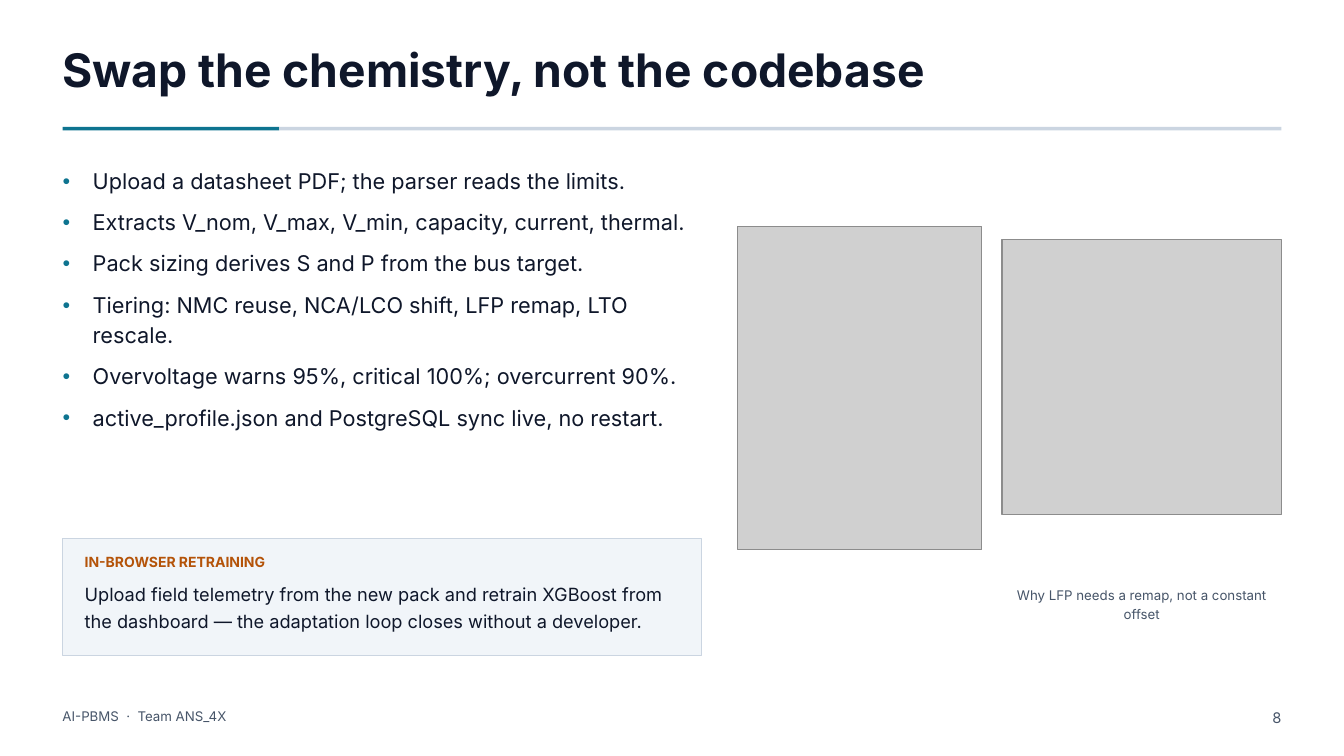
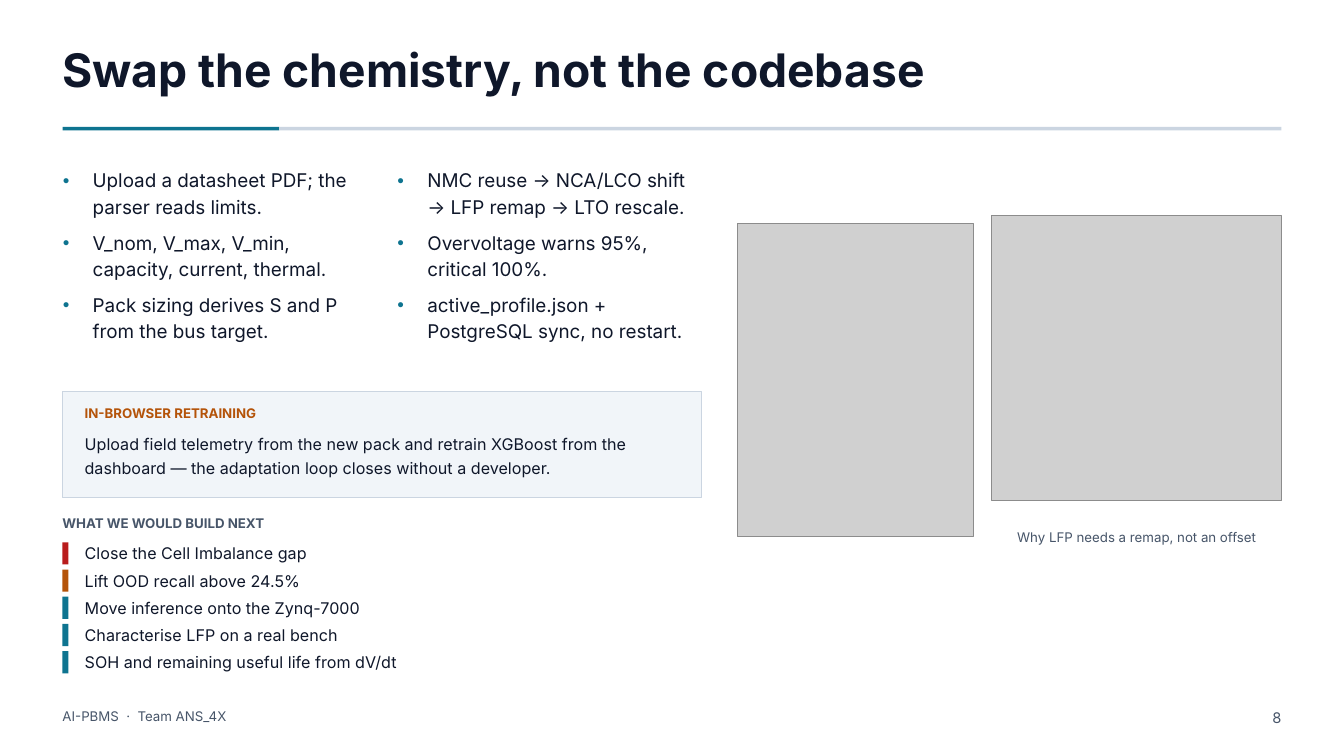
Before and after one commit to Adhi5504/Intelligent_BMS, a slide deck: slide 8 of AI_PBMS_8Slide.pptx. Drawn at 1344x756 pixels with LibreOffice and Linux fonts; fonts in the diff are those of the drawing; grey boxes stand for pictures. Boxes give left, top, right and bottom in pixels: in the first picture for what was removed or moved away, otherwise in the second. Text is boxed around its words. In the diff, an @@ line names an element or a change of style, - is before the commit and + after.

```diff
--- a/AI_PBMS_8Slide.pptx
+++ b/AI_PBMS_8Slide.pptx
@@ text at box(93, 173, 346, 280): text changed; size 15.5 to 13.5 pt @@
-● Upload a datasheet PDF; the parser reads the limits.
-● Extracts V_nom, V_max, V_min, capacity, current, thermal.
+● Upload a datasheet PDF; the parser reads limits.
+● V_nom, V_max, V_min, capacity, current, thermal.
@@ text added at box(427, 172, 685, 342), 13.5 pt, text #0F172A @@
+● NMC reuse → NCA/LCO shift → LFP remap → LTO rescale.
+● Overvoltage warns 95%, critical 100%.
+● active_profile.json + PostgreSQL sync, no restart.
@@ picture: place and size @@
-picture at box(738, 226, 982, 549)
+picture at box(738, 224, 974, 536)
@@ picture: place and size @@
-picture at box(1002, 240, 1281, 515)
+picture at box(992, 216, 1281, 501)
@@ text at box(93, 296, 677, 431): paragraphs removed @@
-● Tiering: NMC reuse, NCA/LCO shift, LFP remap, LTO rescale.
-● Overvoltage warns 95%, critical 100%; overcurrent 90%.
-● active_profile.json and PostgreSQL sync live, no restart.
@@ text at box(93, 298, 337, 342): size 15.5 to 13.5 pt in "Pack sizing derives S and P from ..."; less space between paragraphs @@
@@ rectangle: place and size @@
-rectangle at box(63, 538, 702, 655)
+rectangle at box(63, 391, 702, 498)
@@ text "IN-BROWSER RETRAINING": place and size @@
-text "IN-BROWSER RETRAINING" at box(85, 556, 265, 567)
+text "IN-BROWSER RETRAINING" at box(85, 408, 256, 418)
@@ text "IN-BROWSER RETRAINING" at box(85, 408, 256, 418): size 10 to 9.5 pt @@
@@ text "Upload field telemetry from the ...": place and size @@
-text "Upload field telemetry from the ..." at box(85, 587, 662, 632)
+text "Upload field telemetry from the ..." at box(85, 437, 626, 477)
@@ text "Upload field telemetry from the ..." at box(85, 437, 626, 477): size 13 to 11.5 pt; line spacing 1.22 to 1.24 @@
@@ text added at box(62, 518, 264, 528), 9.5 pt, text #475569, bold @@
+WHAT WE WOULD BUILD NEXT
@@ text at box(1017, 532, 1256, 545): text changed @@
-Why LFP needs a remap, not a constant offset
+Why LFP needs a remap, not an offset
@@ rectangle added at box(63, 542, 69, 565), fill #B91C1C @@
@@ text added at box(85, 547, 307, 563), 11.5 pt, text #0F172A @@
+Close the Cell Imbalance gap
@@ rectangle added at box(63, 570, 69, 592), fill #B45309 @@
@@ rectangle added at box(63, 597, 69, 619), fill #0E7490 @@
@@ text added at box(85, 574, 300, 588), 11.5 pt, text #0F172A @@
+Lift OOD recall above 24.5%
@@ rectangle added at box(63, 624, 69, 646), fill #0E7490 @@
@@ text added at box(85, 601, 360, 618), 11.5 pt, text #0F172A @@
+Move inference onto the Zynq-7000
@@ text added at box(85, 629, 338, 641), 11.5 pt, text #0F172A @@
+Characterise LFP on a real bench
@@ rectangle added at box(63, 651, 69, 674), fill #0E7490 @@
@@ text added at box(85, 655, 396, 672), 11.5 pt, text #0F172A @@
+SOH and remaining useful life from dV/dt
```
Also in this commit, not shown: 5 other slides changed, 2 slides added, 2 slides removed, 20 other files.
